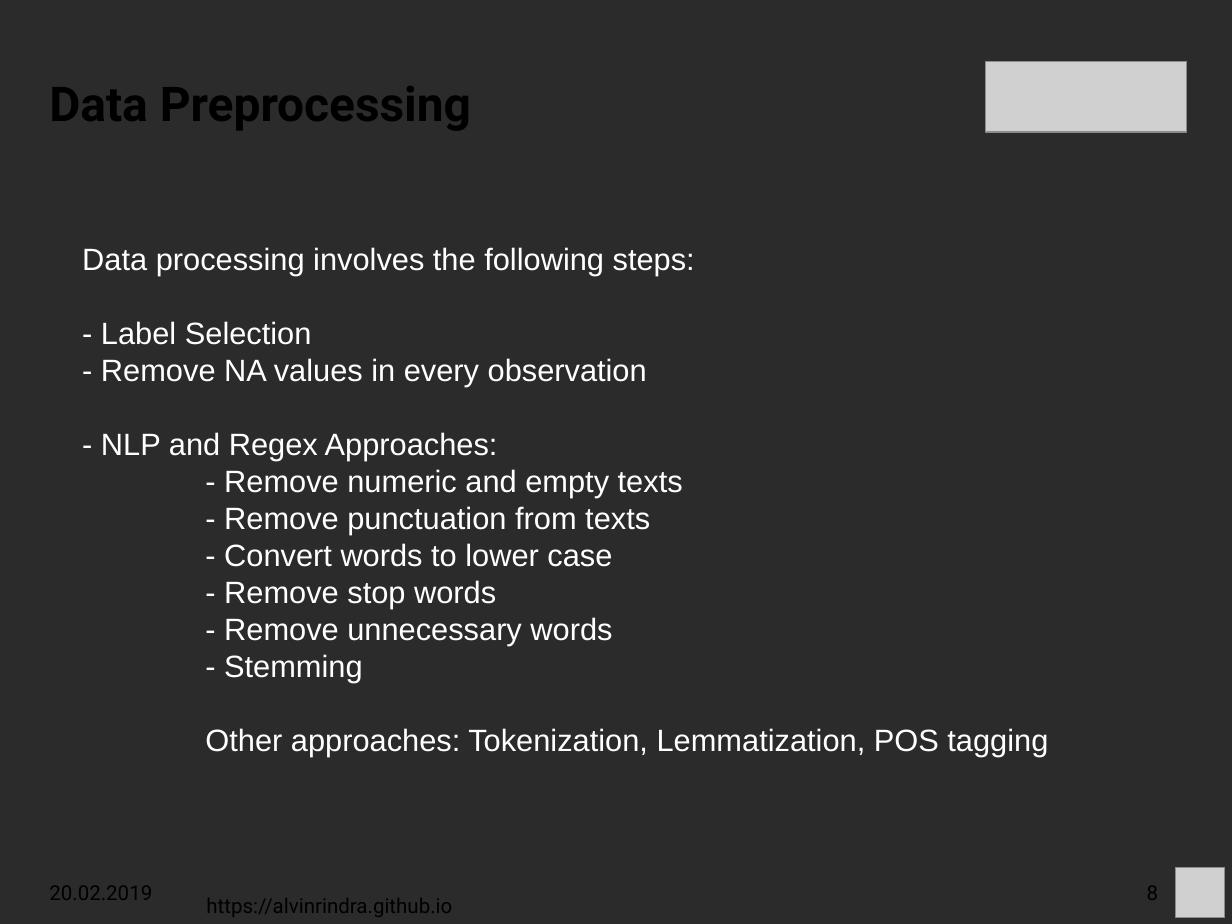
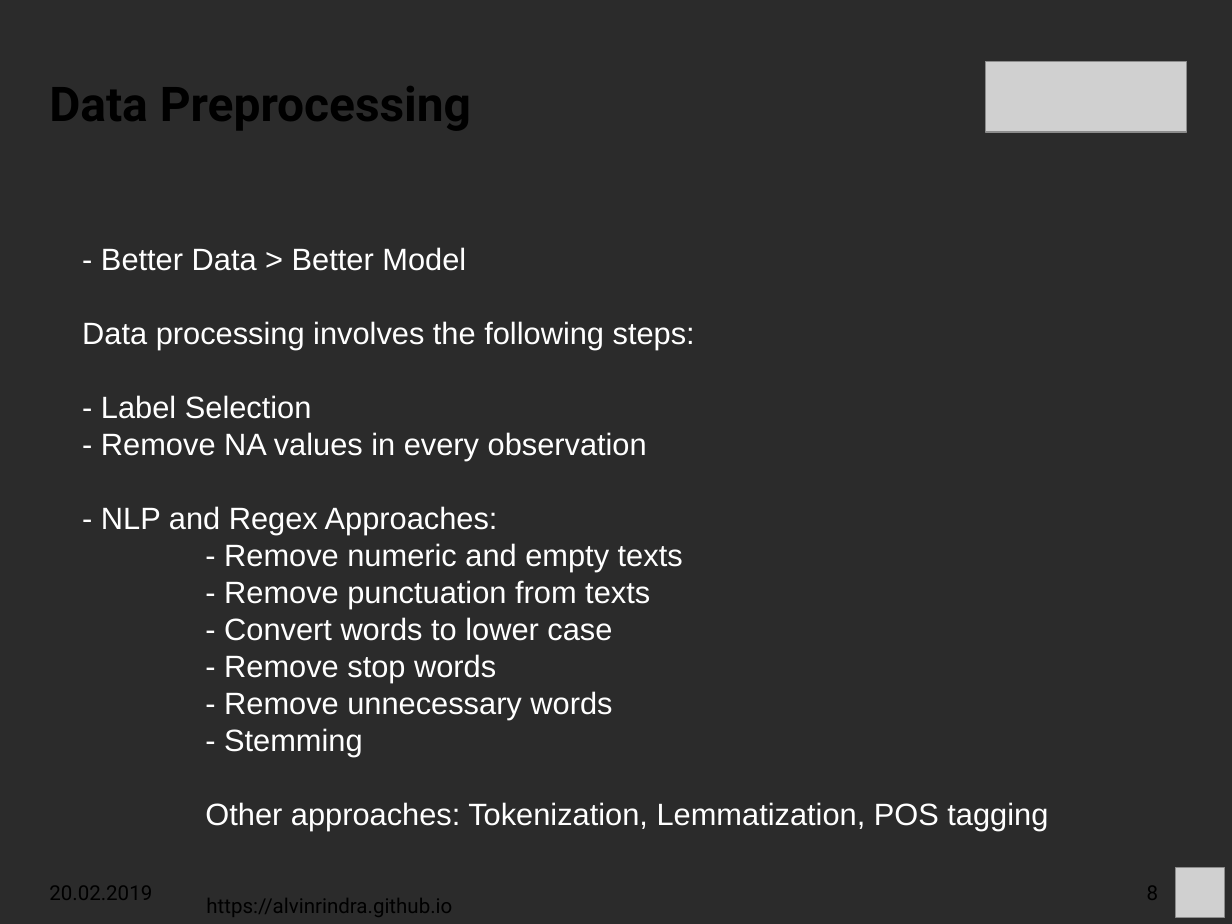
Before and after one commit to alvinrindra/alvinrindra.github.io, a slide deck: slide 8 of impress/ginkgo-analytics/Fazrie_DataCase_Talk.odp. Drawn at 1232x924 pixels with LibreOffice and Linux fonts; fonts in the diff are those of the drawing; grey boxes stand for pictures; background and template pictures are left out; a plain dark background stands for a picture behind light text. Boxes give left, top, right and bottom in pixels: in the first picture for what was removed or moved away, otherwise in the second. Text is boxed around its words. In the diff, an @@ line names an element or a change of style, - is before the commit and + after.

```diff
--- a/impress/ginkgo-analytics/Fazrie_DataCase_Talk.odp
+++ b/impress/ginkgo-analytics/Fazrie_DataCase_Talk.odp
@@ text at bbox=[101, 247, 466, 271]: paragraph added @@
+- Better Data > Better Model
```
Also in this commit, not shown: 1 other slide changed, 4 slides added, 1 other file.
